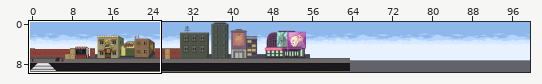
Two versions of a level (Tiled map, desktop/bin/main/Tiled/mapa1.tmx). The first picture is a wide view before the edit; the outline marks the close-up.
Close-up. Earlier state:
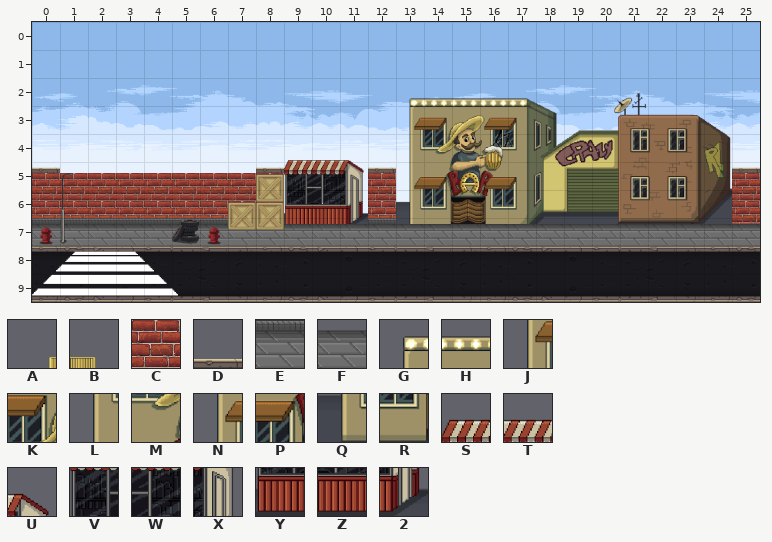
Cells are 64x64 px. Shown: x 0..25, y 0..9. The commit also changed other parts of the map, which this record leaves out. Layer "CalcadaRua" is drawn 0,50 px off the grid. Layer "CalcadaRuaObj" is drawn 0,50 px off the grid. Layer "FundoMuro" is drawn 0,-39 px off the grid. Layer "Muro" is drawn 0,-39 px off the grid.
Key: from "caixas1": A 0, B 1; from "cidades": C 24 "19", D 25 "muro", E 26 "calcada1", F 27 "calcada2"; from "lojas": G 0, H 1, J 12, K 13, L 24, M 25, N 36, P 37, Q 48, R 49; from "quiosque": S 0, T 1, U 2, V 3, W 4, X 5, Y 6, Z 7, 2 8.
_ is an empty cell.
Layers that did not change in this view are not listed.
Layer "FundoMuro" before, first column x 6:
 0 _________
 1 _________
 2 _________
 3 _______GH
 4 _______JK
 5 ___STU_LM
 6 CCCVWXCNP
 7 CCCYZ2CQR
 8 _________
 9 __AB_____
Layer "Calcada" before, first column x 6:
 1 _________
 2 _________
 3 _________
 4 _________
 5 _________
 6 _________
 7 EEEFFFEFF
 8 _________
 9 _________
After the commit:
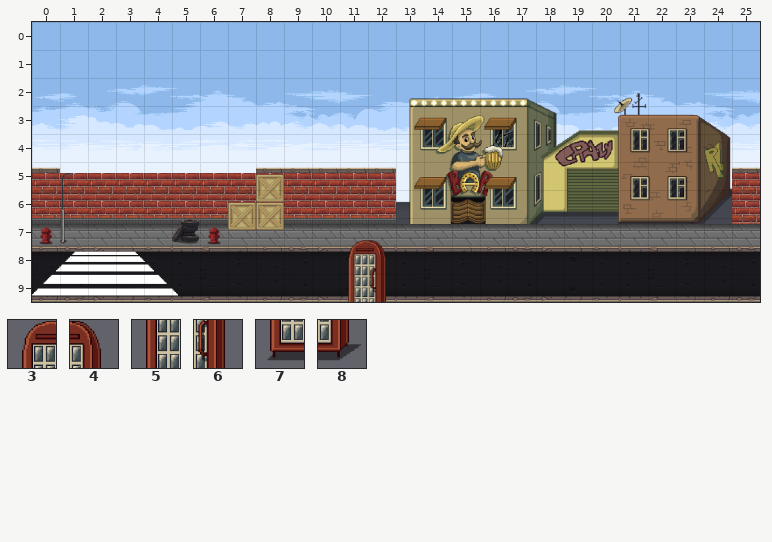
Further tiles: from "telefone": 3 0, 4 1, 5 2, 6 3, 7 4, 8 5.
Tiles of an added or newly shown layer are drawn over the layers below it.
What changed:
Changed rows in their new state; . is an unchanged cell.
Layer "FundoMuro":
first column x 9:
 5 ___
 6 CCC
 7 CCC
Layer "CalcadaRua" (added):
first column x 11:
 9 FF
Layer "Calcada":
first column x 9:
 7 EEE
Layer "CalcadaRuaObj" (added):
first column x 11:
 7 34
 8 56
 9 78
Layer "Muro":
first column x 9:
 5 DDD
Boxes around the changes in both close-ups, in picture pixels (x1, y1, x2, y2):
changed: (284, 160, 387, 302)
